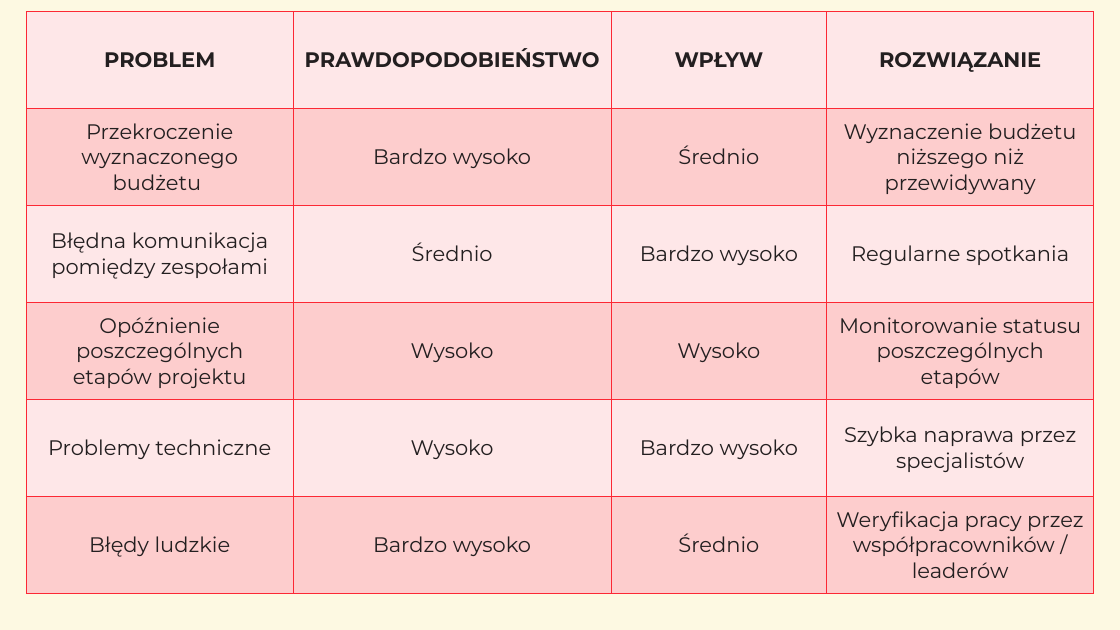
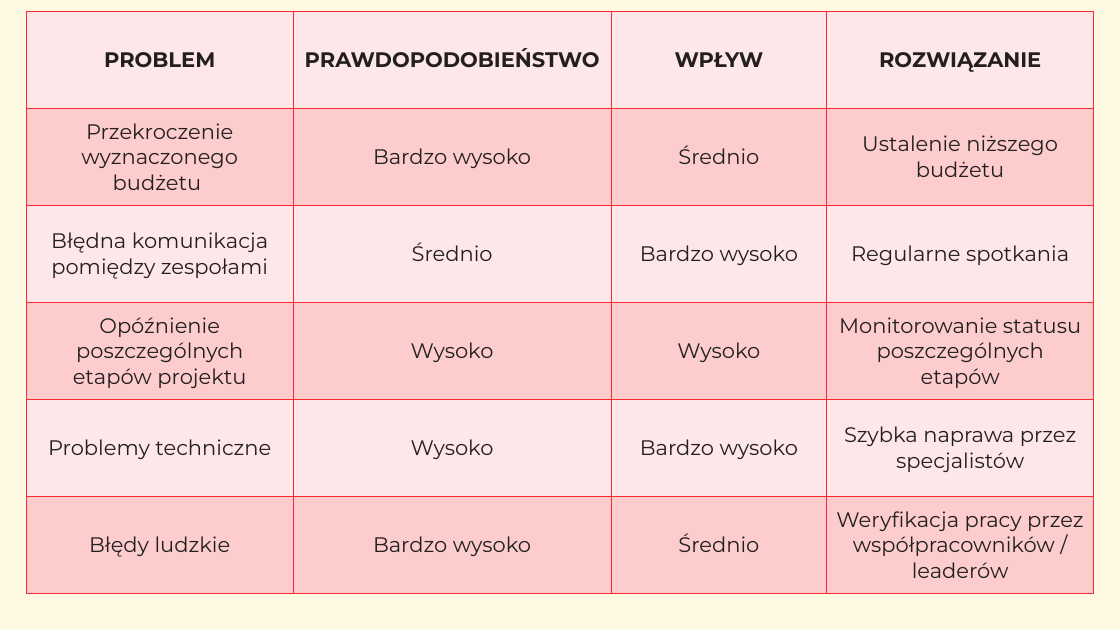
Before and after one commit to mkalejta/wspolczesne_zastosowania_informatyki, a slide deck: slide 14 of Aplikacja Sports Joiner.pptx. Drawn at 1120x630 pixels with LibreOffice and Linux fonts; fonts in the diff are those of the drawing; background and template pictures are left out. Boxes give left, top, right and bottom in pixels: in the first picture for what was removed or moved away, otherwise in the second. Text is boxed around its words. In the diff, an @@ line names an element or a change of style, - is before the commit and + after.

Commit message:
Projekt zatwierdzony

```diff
--- a/Aplikacja Sports Joiner.pptx
+++ b/Aplikacja Sports Joiner.pptx
@@ table at [26,12,1095,618] @@
-row 2, column 4: Wyznaczenie budżetu niższego niż przewidywany
+row 2, column 4: Ustalenie niższego budżetu
```
